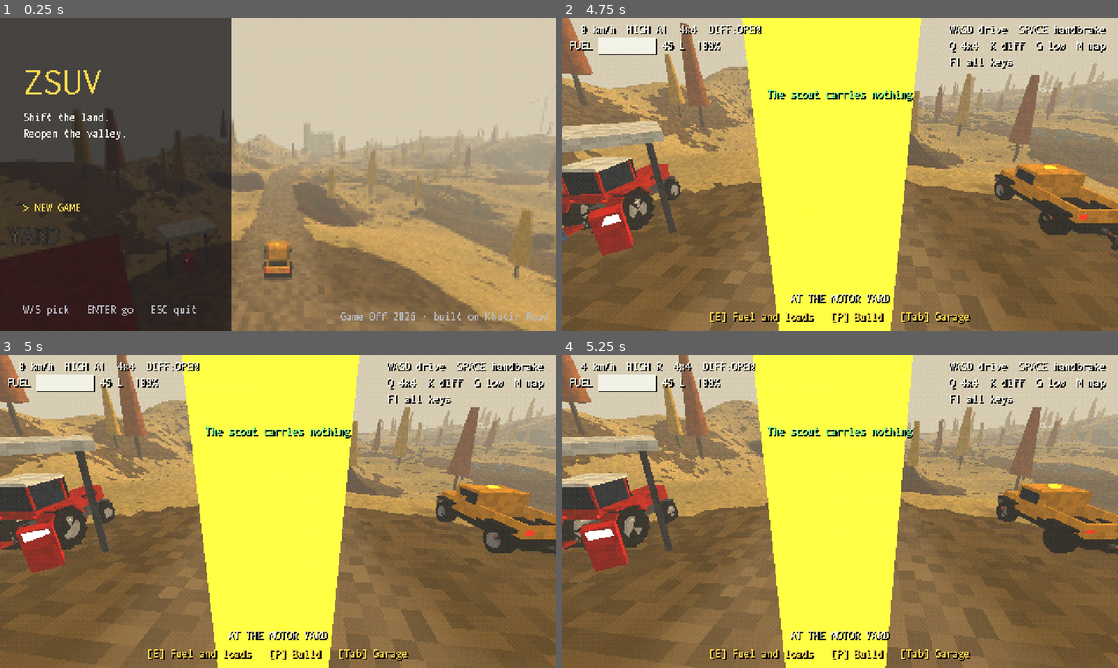
Above: before the commit, frames 1-4 (two rows, left to right).
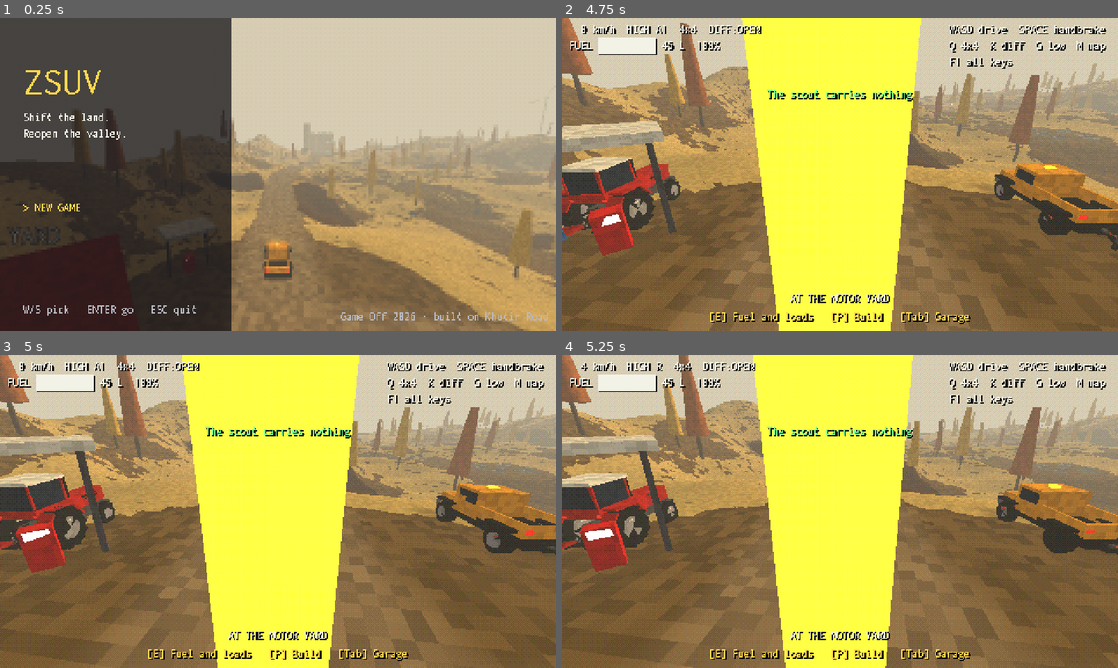
Above: after the commit, the same moments.

Repository: Codir/zsuv
Game: Godot game, scene res://scenes/game.tscn
The game is run twice, just before and just after one commit, with the same random seed, the same clock (stepped at 60 frames per second) and the same inputs.
Inputs (mouse positions are in pixels of both pictures, inside the frame that each line leads up to):
- Up to frame 1 (0.25 s): no input
- Up to frame 2 (4.75 s): tap Enter at 0.5 s; move the mouse to (962, 158) at 0.52 s; hold D 0.53-1.25 s; tap Q at 0.6 s; click (962, 158) at 0.67 s; tap Space at 0.77, 1.07 s; drag from (728, 190) to (812, 237) at 1.27 s; move the mouse to (895, 105) at 2.02 s; hold D (steer_right) 2.03-2.75 s; hold E (interact) 2.03-2.75 s; tap B (dig) at 2.3 s; drag from (812, 237) to (673, 127) at 2.77 s; move the mouse to (1006, 221) at 3.52 s; hold A (steer_left) 3.53-4.25 s; hold B (dig) 3.53-4.25 s; tap E (interact) at 3.8 s; tap R (reset) at 4.25 s; drag from (673, 127) to (756, 96) at 4.27 s
- Up to frame 3 (5 s): no input
- Up to frame 4 (5.25 s): move the mouse to (867, 511) at 5.02 s; hold S (brake) from 5.03 s (still down); hold E (interact) from 5.03 s (still down); click (867, 511) at 5.17 s

Frames 1-3 are identical in both runs. In frame 4, 0.2% of the frame differs, in the area x 0-100%, y 1-99%.

Commit message:
Tuning: a tank of fuel against the map's roads, one knock's cost; a spin loses grip only in mud
test_fuel measures a tank: the pickup's goes 1.9 km of the forest's road in 4x4, the scout's
2.4 km; on a flat at a road pace every heavy rig's goes about as far as the pickup's, so the semi
burns 5.6 times the pickup (was 2.2) and the mixer 3.0 (was 1.6). One knock costs at most 15%
(a 4 m drop cost 61%, now 19%). A spinning tyre loses grip past its gear's top speed only in
mud, so a semi drives out from under its semi-trailer on snow as before. The tests' watchdog is
4000 s of game time: the suite on the joined map takes over 2400. README and docs/trucks.md: N,
the workshop, the gearbox, the tuning.

Co-Authored-By: Claude Opus 5.5 <noreply@anthropic.com>

Diff:
--- a/scripts/vehicle/chassis.gd
+++ b/scripts/vehicle/chassis.gd
@@ -197,8 +197,8 @@
 		if absf(w.request) > w.allowed:
 			w.slip = true
 			# Spinning, it grips less the faster it runs ahead of the ground: up to the gear's top
-			# speed (spin_limit), so a low gear digs in where a high one polishes the mud.
-			var over := clampf((_spin_tread(w) - absf(v_long) - SPIN_FREE) / SPIN_LOSS, 0.0, 1.0)
+			# speed (spin_limit), so in mud a low gear digs in where a high one polishes it.
+			var over := clampf((_spin_tread(w) - absf(v_long) - SPIN_FREE) / SPIN_LOSS, 0.0, 1.0) * clampf(w.surface.mud, 0.0, 1.0)
 			f_long = signf(w.request) * w.allowed * 0.85 * lerpf(1.0, SPIN_GRIP, over)
 		else:
 			f_long = w.request
--- a/scripts/vehicle/truck_spec.gd
+++ b/scripts/vehicle/truck_spec.gd
@@ -260,7 +260,7 @@
 	s.max_steer = 0.48
 	s.steer_speed = 1.6
 	s.fuel_capacity = 300.0
-	s.burn = 2.2
+	s.burn = 5.6  # tuned (docs/plan.md §6): a tank goes no further than the pickup's at a road pace
 	s.cargo_mass = {}
 	s.tows = ["semi_trailer"]
 	s.winch_mount = Vector3(0.0, -0.2, -3.65)
@@ -350,7 +350,7 @@
 	s.max_speed_high = 16.0
 	s.max_speed_low = 4.5
 	s.fuel_capacity = 200.0
-	s.burn = 1.6
+	s.burn = 3.0  # tuned as the semi's (docs/plan.md said 1.6)
 	s.cargo_mass = {"concrete": 6000.0}
 	s.tows = []
 	s.hitch = Vector3.ZERO
--- a/scripts/vehicle/vehicle.gd
+++ b/scripts/vehicle/vehicle.gd
@@ -21,6 +21,7 @@
 const ROLL_COST := 0.1
 const KNOCK := 38.0  # m/s2 over 50 ms: a hard knock above this costs KNOCK_COST a m/s2
 const KNOCK_COST := 0.004
+const KNOCK_MAX := 0.15  # tuned: one knock, however hard, costs at most this (a 4 m drop cost 61%)
 const JOLT_TICKS := 3
 const LEAK := 0.05  # L/s, under 25%
 
@@ -640,7 +641,7 @@
 		var jolt := (linear_velocity - then).length() / (delta * JOLT_TICKS)
 		if jolt > KNOCK and _jolt_wait <= 0.0:
 			_jolt_wait = 0.3
-			knock((jolt - KNOCK) * KNOCK_COST)
+			knock(minf((jolt - KNOCK) * KNOCK_COST, KNOCK_MAX))
 	var up := global_transform.basis.y.y
 	if up < 0.0 and not _rolled:
 		_rolled = true
--- a/tests/run_tests.gd
+++ b/tests/run_tests.gd
@@ -7,7 +7,7 @@
 ## function without failing anything by itself); one logged while the world is built fails the run.
 ## A watchdog ends a run that stops making progress.
 
-const WATCHDOG_S := 2400.0  # game time; the whole suite takes about 1260 s of it
+const WATCHDOG_S := 4000.0  # game time; the whole suite on the joined map takes over 2400 s of it
 
 var _errors := ErrorTrap.new()
 var _current := "building the world"
--- a/tests/test_condition.gd
+++ b/tests/test_condition.gd
@@ -25,7 +25,7 @@
 	v.linear_velocity = Vector3(0.0, 9.0, 0.0)  # thrown 4 m up: it lands hard
 	await t.ticks(150)
 	var lost := 1.0 - v.condition
-	t.ok(lost > 0.02 and lost < 0.8, "a 4 m drop cost %.0f%%" % (lost * 100.0))
+	t.ok(lost > 0.05 and lost <= Vehicle.KNOCK_MAX * 3.0, "a 4 m drop cost %.0f%%" % (lost * 100.0))
 	t.note = "a 4 m drop cost %.0f%%" % (lost * 100.0)
 	vp.free()
 
--- /dev/null
+++ b/tests/test_fuel.gd
@@ -0,0 +1,115 @@
+extends RefCounted
+## Fuel is the frontier (docs/plan.md §6): a pickup's tank goes about 2 km of road, measured
+## driving the forest's longest road both ways at the autopilot's pace; the scout goes about as
+## far on its small tank; and on a flat, at a road pace, a heavy rig's tank goes no further than
+## the pickup's.
+
+
+## A truck whose pedals and wheel the test holds.
+class Held extends Vehicle:
+	func _read_input() -> void:
+		pass
+
+
+func test_a_tank_goes_about_two_km_of_road(t: TCase) -> void:
+	var w = t.world
+	var road: PackedVector2Array = _longest(w.roads)
+	var path := road.duplicate()
+	var back := road.duplicate()
+	back.reverse()
+	path.append_array(back.slice(1))
+	var reach := {}
+	for id in ["pickup", "scout"]:
+		var v := Vehicle.new()
+		v.spec = TruckSpec.find(id)
+		v.land = w.land
+		var a: Vector2 = path[0]
+		var b: Vector2 = path[1]
+		v.position = Vector3(a.x, w.land.get_height(a.x, a.y) + 1.5, a.y)
+		v.rotation.y = atan2(-(b - a).x, -(b - a).y)
+		w.add_child(v)
+		w.vehicle.teleport(Vector3(200.0, w.land.get_height(200.0, 200.0) + 1.5, 200.0), 0.0)
+		await t.ticks(90)
+		v.awd = true
+		var fuel0 := v.fuel
+		var metres := 0.0
+		var last := v.global_position
+		v.drive_along(path.slice(1), 9.0)
+		for tick in 60 * 150:
+			await t.tree.physics_frame
+			metres += Vector2(v.global_position.x - last.x, v.global_position.z - last.z).length()
+			last = v.global_position
+			if not v.autodrive or v._autodrive_index >= path.size() - 1:
+				break
+		t.ok(metres > 500.0, "the %s drove only %.0f m of the road" % [id, metres])
+		reach[id] = v.spec.fuel_capacity / maxf(fuel0 - v.fuel, 0.001) * metres / 1000.0
+		v.free()
+	t.ok(reach.pickup > 1.6 and reach.pickup < 2.6, "the pickup's 80 L go %.1f km of road" % reach.pickup)
+	t.ok(reach.scout > reach.pickup * 0.9, "the scout's 45 L go only %.1f km" % reach.scout)
+	t.note = "a tank on the forest's road in 4x4: the pickup %.1f km, the scout %.1f km" % [reach.pickup, reach.scout]
+
+
+func test_a_heavy_rigs_tank_goes_no_further_than_the_pickups(t: TCase) -> void:
+	var vp := _flat(t)
+	var reach := {}
+	var ids := ["pickup", "six", "tractor", "semi", "mixer"]
+	var trucks := {}
+	for i in ids.size():
+		var v := Held.new()
+		v.spec = TruckSpec.find(ids[i])
+		v.position = Vector3(i * 30.0, 1.5, 0.0)
+		vp.add_child(v)
+		trucks[ids[i]] = v
+	await t.ticks(90)
+	var fuel0 := {}
+	var start := {}
+	for id in ids:
+		fuel0[id] = trucks[id].fuel
+		start[id] = trucks[id].global_position
+	for tick in 60 * 40:
+		await t.tree.physics_frame
+		for id in ids:
+			var v: Held = trucks[id]
+			var pace := minf(9.0, v.spec.max_speed_high * 0.6)  # a road pace, the tractor's slower
+			v.throttle_input = clampf((pace - v.forward_speed) * 0.5, 0.0, 1.0)
+	for id in ids:
+		var v: Held = trucks[id]
+		var km: float = v.global_position.distance_to(start[id]) / 1000.0
+		reach[id] = v.spec.fuel_capacity / maxf(fuel0[id] - v.fuel, 0.001) * km
+	for id in ["six", "semi", "mixer"]:
+		t.ok(reach[id] <= reach.pickup * 1.1 and reach[id] > reach.pickup * 0.4, "the %s's tank goes %.1f km, the pickup's %.1f" % [id, reach[id], reach.pickup])
+	var notes := PackedStringArray()
+	for id in ids:
+		notes.append("%s %.1f km" % [id, reach[id]])
+	t.note = "a tank on the flat at a road pace: " + ", ".join(notes)
+	vp.free()
+
+
+func _longest(roads: Array) -> PackedVector2Array:
+	var best := PackedVector2Array()
+	var best_m := 0.0
+	for r: PackedVector2Array in roads:
+		var m := 0.0
+		for i in r.size() - 1:
+			m += r[i].distance_to(r[i + 1])
+		if m > best_m:
+			best = r
+			best_m = m
+	return best
+
+
+## A world of its own with nothing in it but a flat floor 4 km square.
+func _flat(t: TCase) -> SubViewport:
+	var vp := SubViewport.new()
+	vp.own_world_3d = true
+	vp.size = Vector2i(64, 64)
+	var floor := StaticBody3D.new()
+	var shape := CollisionShape3D.new()
+	var box := BoxShape3D.new()
+	box.size = Vector3(4000.0, 1.0, 4000.0)
+	shape.shape = box
+	shape.position = Vector3(0.0, -0.5, 0.0)
+	floor.add_child(shape)
+	vp.add_child(floor)
+	t.tree.root.add_child(vp)
+	return vp
--- a/tests/test_mixer.gd
+++ b/tests/test_mixer.gd
@@ -16,7 +16,7 @@
 	t.eq(s.wheels.size(), 6, "its wheels")
 	t.ok(not s.all_wheel and s.wheels.filter(func(w: Dictionary) -> bool: return w.drive2).size() == 4, "6x4")
 	t.eq(s.fuel_capacity, 200.0, "its tank")
-	t.ok(is_equal_approx(s.burn, 1.6), "its burn: %.2f" % s.burn)
+	t.ok(s.burn > 1.6, "its burn: %.2f" % s.burn)
 	t.eq(s.winch_length, 24.0, "its cable")
 	var vp := _flat(t)
 	var empty := Held.new()
Not shown, added: tests/test_fuel.gd.uid
Not shown, changed: docs/trucks.md
